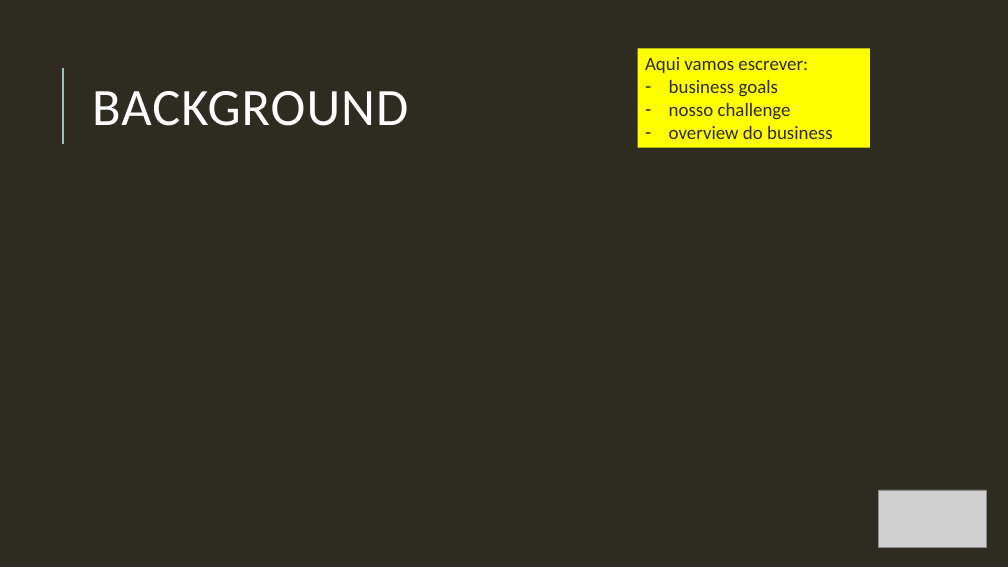
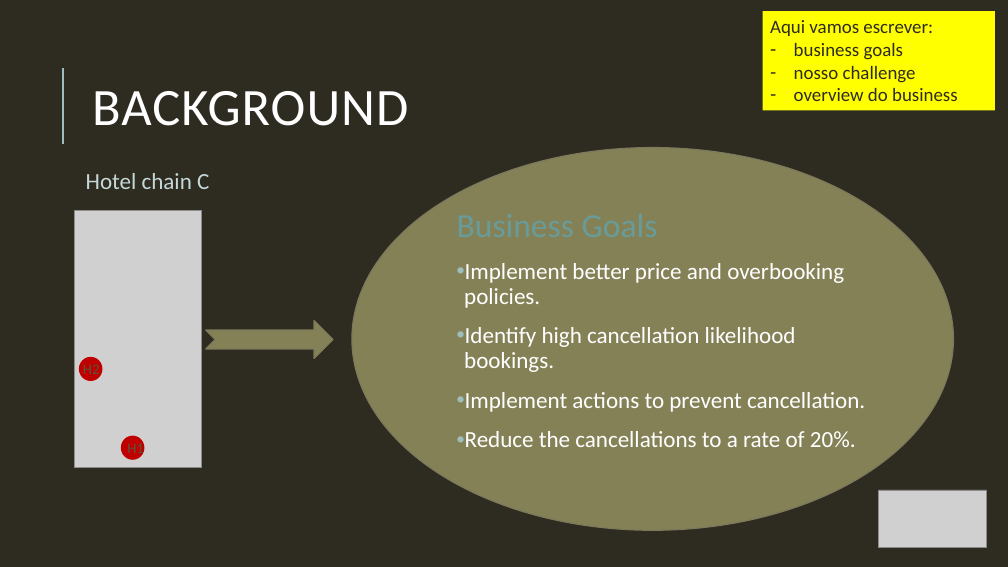
Before and after one commit to Debs86/Business_Cases_Projects, a slide deck: slide 2 of BC2/GroupD_BC2_Presentation.pptx. Drawn at 1008x567 pixels with LibreOffice and Linux fonts; fonts in the diff are those of the drawing; grey boxes stand for pictures. Boxes give left, top, right and bottom in pixels: in the first picture for what was removed or moved away, otherwise in the second. Text is boxed around its words. In the diff, an @@ line names an element or a change of style, - is before the commit and + after.

```diff
--- a/BC2/GroupD_BC2_Presentation.pptx
+++ b/BC2/GroupD_BC2_Presentation.pptx
@@ rectangle "Aqui vamos escrever:": place and size @@
-rectangle "Aqui vamos escrever:" at (637, 48, 870, 147)
+rectangle "Aqui vamos escrever:" at (763, 11, 995, 110)
@@ ellipse added at (352, 147, 954, 530), fill #858157, outline #7D7A5C 1.25 pt @@
@@ text added at (86, 173, 209, 189), 22 pt, text #C4D8D7 @@
+  Hotel chain C
@@ text added at (464, 263, 865, 447), 22 pt, text #FFFFFF @@
+Business Goals
+• Implement better price and overbooking policies.
+• Identify high cancellation likelihood bookings.
+• Implement actions to prevent cancellation.
+• Reduce the cancellations to a rate of 20%.
@@ notched right arrow added at (206, 321, 333, 358), fill #858157, outline #7D7A5C 1.25 pt @@
@@ group added at (74, 210, 201, 467): 2 ellipses, 2 texts, 1 picture @@
+H1
+H2
```
Also in this commit, not shown: 1 other slide changed, 1 other file.
